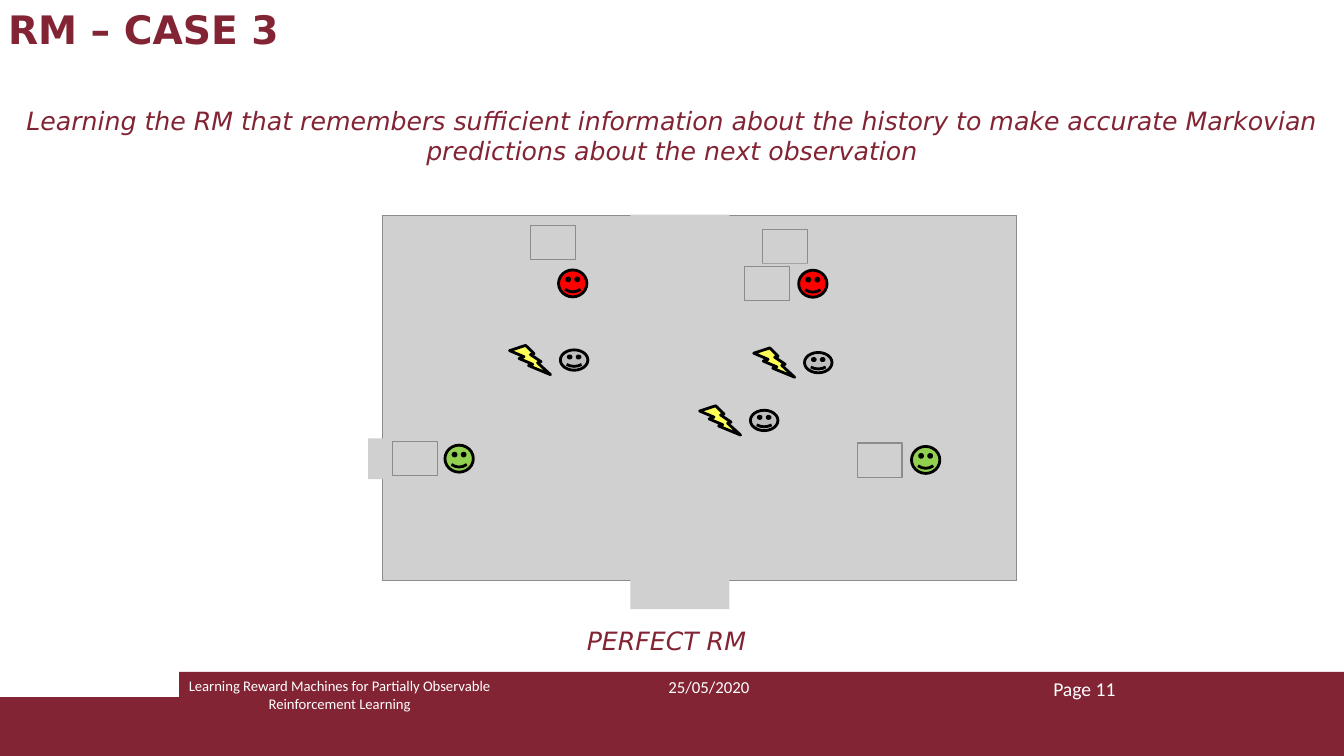
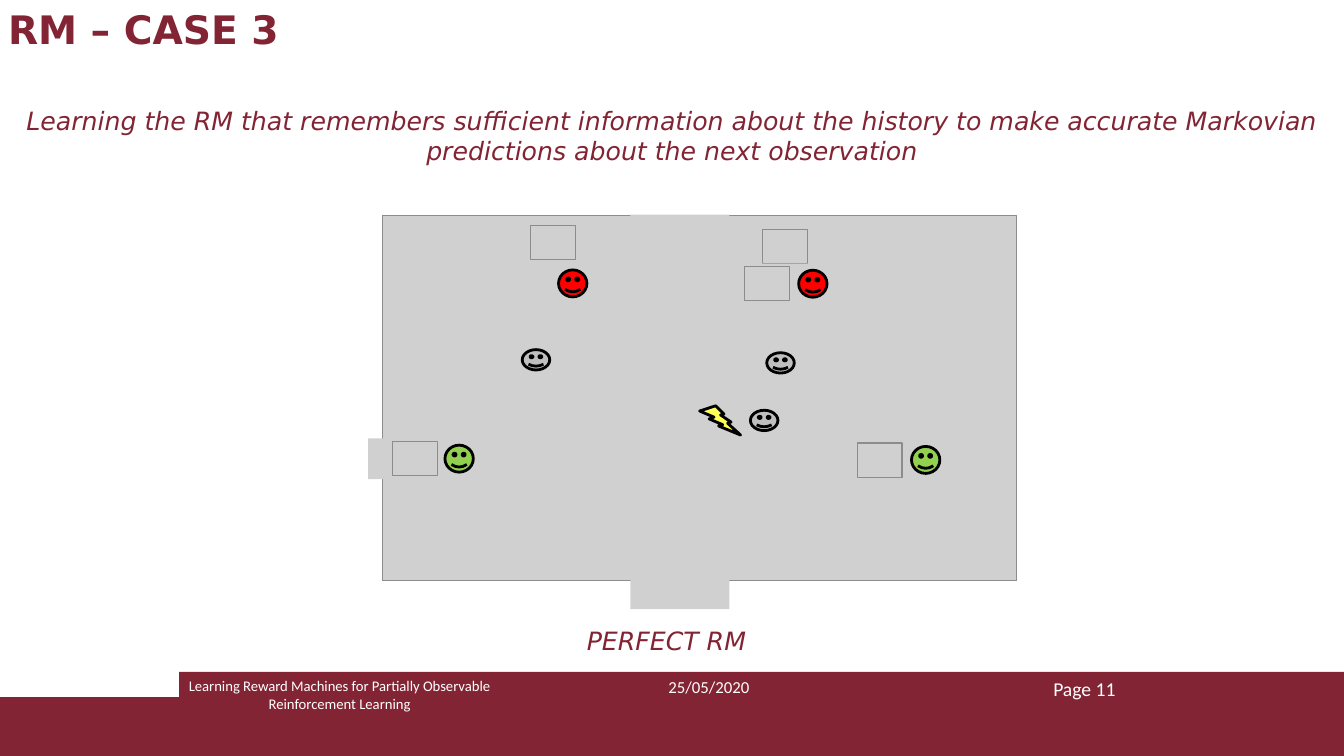
Before and after one commit to Marvet94/reasoning_agents_project_2020, a slide deck: slide 11 of ra_presentazione.pptx. Drawn at 1344x756 pixels with LibreOffice and Linux fonts; fonts in the diff are those of the drawing; grey boxes stand for pictures. Boxes give left, top, right and bottom in pixels: in the first picture for what was removed or moved away, otherwise in the second. Text is boxed around its words. In the diff, an @@ line names an element or a change of style, - is before the commit and + after.

```diff
--- a/ra_presentazione.pptx
+++ b/ra_presentazione.pptx
@@ lightning bolt removed at (510, 346, 552, 375) @@
@@ smiley face: place and size @@
-smiley face at (561, 350, 588, 370)
+smiley face at (522, 350, 549, 370)
@@ lightning bolt removed at (754, 348, 796, 377) @@
@@ smiley face: place and size @@
-smiley face at (805, 353, 832, 373)
+smiley face at (767, 353, 795, 373)
```
Also in this commit, not shown: 2 other slides changed.
